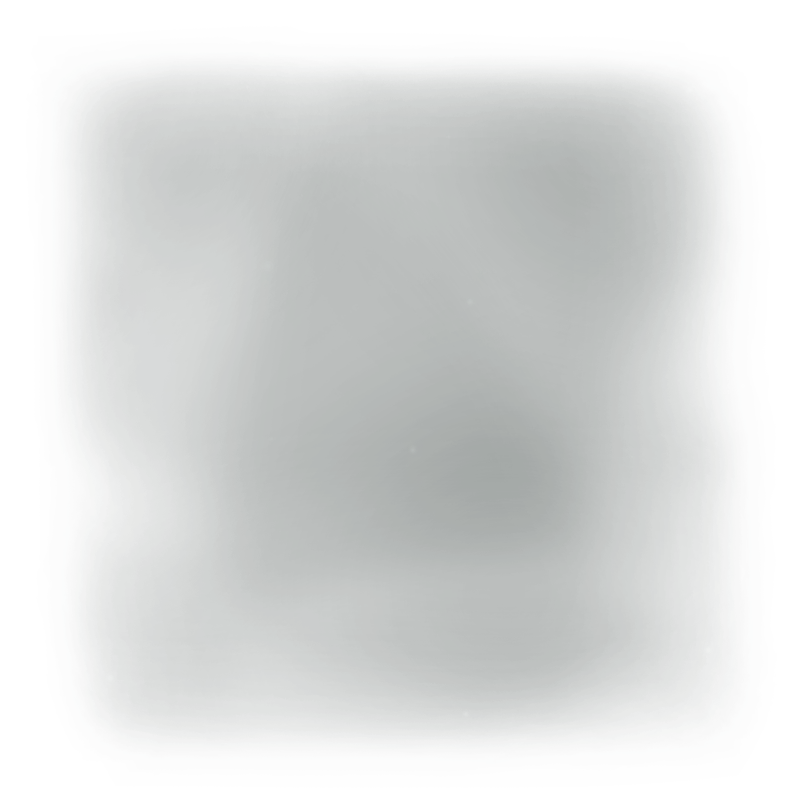
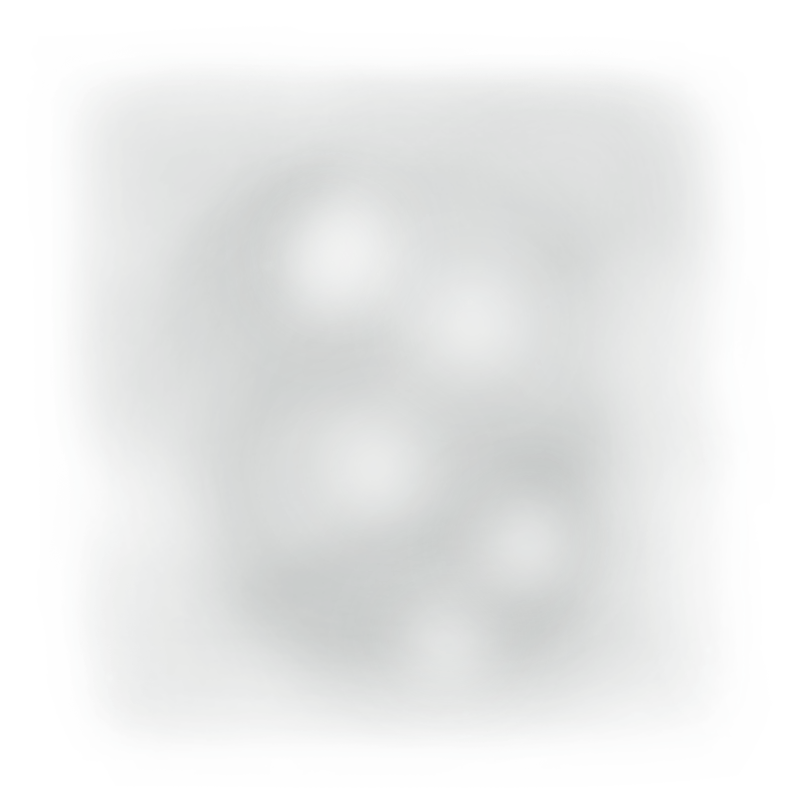
Layered file, before and after one edit (800x800). Changes by layer:
painted on "smoky" over [52,56,761,758]
